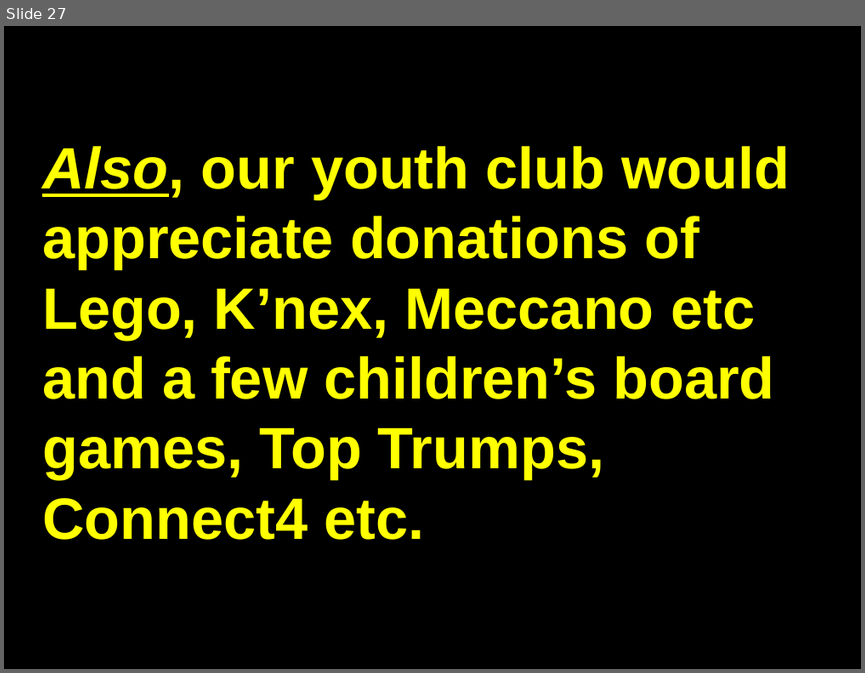
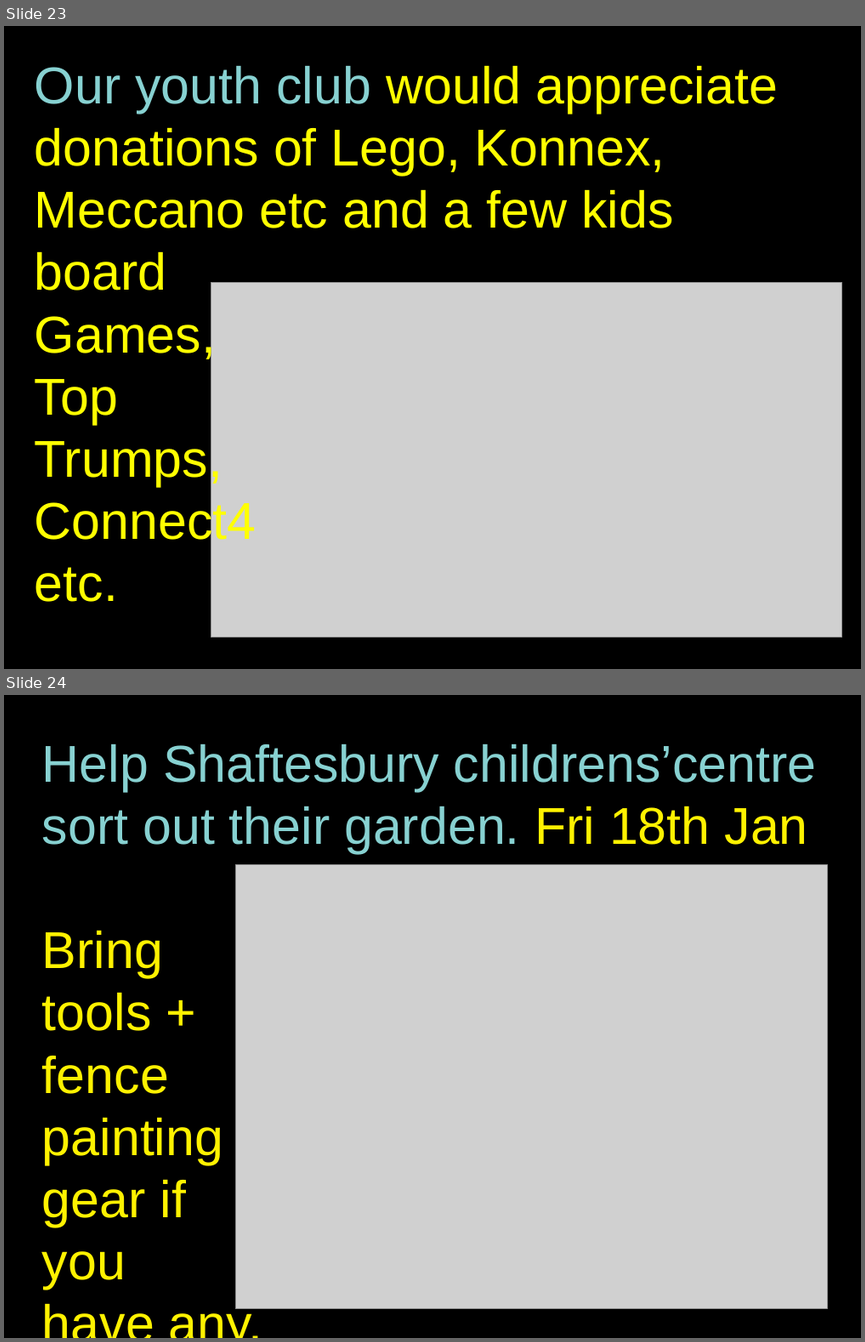
Before and after one commit to martinforsyth/bsuc-audio-visual, a slide deck: resources/presentations/impress/welcome.dark.background.odp. Shown one above the other, each under a label of ours: slide 27 before the commit, slides 23 and 24 after it. The pictures are 865x673 and 865x1342 pixels, drawn with LibreOffice and Linux fonts; fonts in the diff are those of the drawing; grey boxes stand for pictures. Boxes give left, top, right and bottom in pixels: in the first picture for what was removed or moved away, otherwise in the second. Text is boxed around its words. In the diff, an @@ line names an element or a change of style, - is before the commit and + after.

```diff
--- a/resources/presentations/impress/welcome.dark.background.odp
+++ b/resources/presentations/impress/welcome.dark.background.odp
@@ slide 24 added at bbox=[4, 695, 861, 1338], background #000000 @@
@@ text added at bbox=[42, 744, 817, 1288], 48 pt, text #FFF200 @@
+Help Shaftesbury childrens’centre sort out their garden. Fri 18th Jan
+Bring
+tools +
+fence
+painting
+gear if
+you
+have any.
@@ picture added at bbox=[236, 864, 828, 1309] @@
@@ what was slide 27 is now slide 23 @@
@@ slide 23 changed as well @@
@@ text at bbox=[35, 65, 777, 548]: text changed; size 54 to 48 pt; bold off @@
-Also, our youth club would appreciate donations of Lego, K’nex, Meccano etc and a few children’s board games, Top Trumps, Connect4 etc.
+Our youth club would appreciate donations of Lego, Konnex, Meccano etc and a few kids
+board
+Games,
+Top
+Trumps,
+Connect4
+etc.
@@ picture added at bbox=[211, 282, 842, 636] @@
```
Also in this commit, not shown: 11 other slides changed, 1 other slide added, 5 slides removed, 1 other file.
